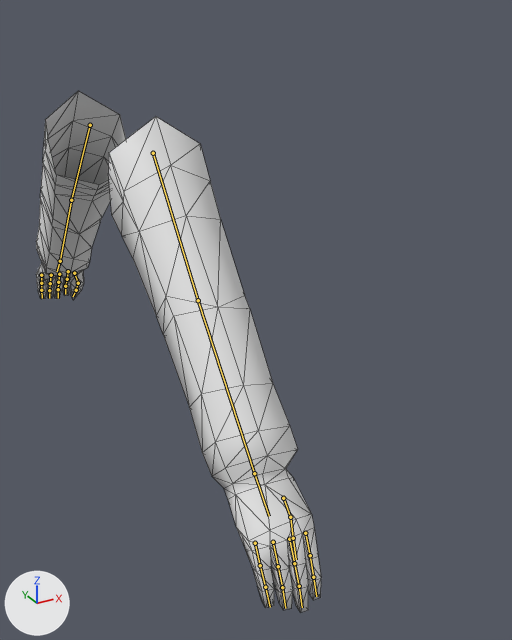
One commit to the glTF model art/protags/viewarms.glb: the scene before it, then after it.
Camera for both pictures: a camera (50 mm lens) standing at (-0.453, -1.397, 1.855) and looking at (0.257, -0.107, 1.21). The lights are fixed; the arrows at lower left show +X, +Y and +Z. The bones that bend it are drawn over the model as lines. Mesh edges are drawn as thin lines.

Names of what the first picture shows: 'OBJ0000185.001'.
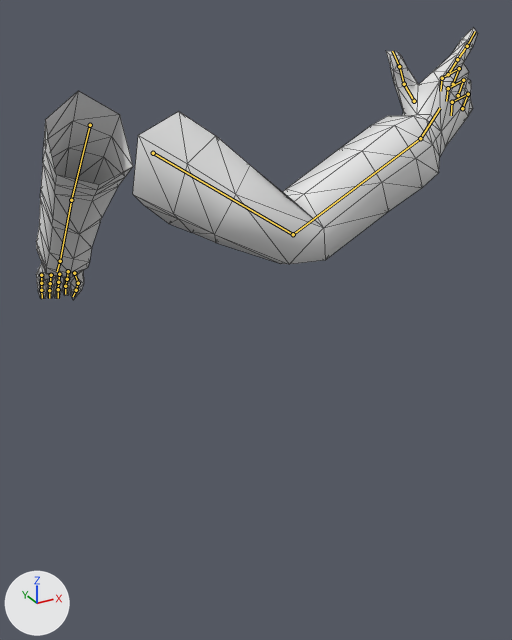
The newer file adds an action. The first version stands in its rest pose; the second is drawn at frame 4 of the action 'fingerguns-semi-auto'.

What changed in the scene script:
```text
Change bone_r_bicep:
    where bone_r_bicep = bpy.data.objects['Armature'].pose.bones['R.Bicep']
    bone_r_bicep.rotation_quaternion: (1.0, 0.0, 0.0, 0.0) -> (0.903, 0.386, 0.189, 0.013)  # degrees (0, 0, 0) -> degrees (48, 19, 10)
Change bone_r_forearm:
    where bone_r_forearm = bpy.data.objects['Armature'].pose.bones['R.Forearm']  # child of 'R.Bicep'
    bone_r_forearm.rotation_quaternion: (1.0, 0.0, 0.0, 0.0) -> (0.821, 0.535, 0.183, 0.078)  # degrees (0, 0, 0) -> degrees (68, 12, 19)
Change bone_r_wrist:
    where bone_r_wrist = bpy.data.objects['Armature'].pose.bones['R.Wrist']  # child of 'R.Forearm'
    bone_r_wrist.rotation_quaternion: (1.0, 0.0, 0.0, 0.0) -> (0.973, 0.162, 0.128, 0.103)  # degrees (0, 0, 0) -> degrees (20, 12, 14)
Change bone_r_finger_index_001:
    where bone_r_finger_index_001 = bpy.data.objects['Armature'].pose.bones['R.Finger.Index.001']  # child of 'R.Wrist'
    bone_r_finger_index_001.rotation_quaternion: (1.0, 0.0, 0.0, 0.0) -> (0.992, -0.017, -0.02, -0.12)  # degrees (0, 0, 0) -> degrees (-2, -2, -14)
Change bone_r_finger_middle_002:
    where bone_r_finger_middle_002 = bpy.data.objects['Armature'].pose.bones['R.Finger.Middle.002']  # child of 'R.Finger.Middle.001'
    bone_r_finger_middle_002.rotation_quaternion: (1.0, 0.0, 0.0, 0.0) -> (0.541, 0.0, 0.0, 0.841)  # degrees (0, 0, 0) -> degrees (0, 0, 114)
Change bone_r_finger_middle_003:
    where bone_r_finger_middle_003 = bpy.data.objects['Armature'].pose.bones['R.Finger.Middle.003']  # child of 'R.Finger.Middle.002'
    bone_r_finger_middle_003.rotation_quaternion: (1.0, 0.0, 0.0, 0.0) -> (0.818, 0.0, 0.0, 0.575)  # degrees (0, 0, 0) -> degrees (0, 0, 70)
Change bone_r_finger_ring_002:
    where bone_r_finger_ring_002 = bpy.data.objects['Armature'].pose.bones['R.Finger.Ring.002']  # child of 'R.Finger.Ring.001'
    bone_r_finger_ring_002.rotation_quaternion: (1.0, 0.0, 0.0, 0.0) -> (0.541, 0.0, 0.0, 0.841)  # degrees (0, 0, 0) -> degrees (0, 0, 114)
Change bone_r_finger_ring_003:
    where bone_r_finger_ring_003 = bpy.data.objects['Armature'].pose.bones['R.Finger.Ring.003']  # child of 'R.Finger.Ring.002'
    bone_r_finger_ring_003.rotation_quaternion: (1.0, 0.0, 0.0, 0.0) -> (0.818, 0.0, 0.0, 0.575)  # degrees (0, 0, 0) -> degrees (0, 0, 70)
Change bone_r_finger_pinky_002:
    where bone_r_finger_pinky_002 = bpy.data.objects['Armature'].pose.bones['R.Finger.Pinky.002']  # child of 'R.Finger.Pinky.001'
    bone_r_finger_pinky_002.rotation_quaternion: (1.0, 0.0, 0.0, 0.0) -> (0.541, 0.0, 0.0, 0.841)  # degrees (0, 0, 0) -> degrees (0, 0, 114)
Change bone_r_finger_pinky_003:
    where bone_r_finger_pinky_003 = bpy.data.objects['Armature'].pose.bones['R.Finger.Pinky.003']  # child of 'R.Finger.Pinky.002'
    bone_r_finger_pinky_003.rotation_quaternion: (1.0, 0.0, 0.0, 0.0) -> (0.818, 0.0, 0.0, 0.575)  # degrees (0, 0, 0) -> degrees (0, 0, 70)
Change bone_r_finger_thumb_001:
    where bone_r_finger_thumb_001 = bpy.data.objects['Armature'].pose.bones['R.Finger.Thumb.001']  # child of 'R.Wrist'
    bone_r_finger_thumb_001.rotation_quaternion: (1.0, 0.0, 0.0, 0.0) -> (0.861, 0.507, -0.029, 0.039)  # degrees (0, 0, 0) -> degrees (61, -5, 2)
Change bone_r_finger_thumb_002:
    where bone_r_finger_thumb_002 = bpy.data.objects['Armature'].pose.bones['R.Finger.Thumb.002']  # child of 'R.Finger.Thumb.001'
    bone_r_finger_thumb_002.rotation_quaternion: (1.0, 0.0, 0.0, 0.0) -> (0.993, 0.108, -0.023, 0.03)  # degrees (0, 0, 0) -> degrees (12, -3, 3)
Change bone_r_finger_thumb_003:
    where bone_r_finger_thumb_003 = bpy.data.objects['Armature'].pose.bones['R.Finger.Thumb.003']  # child of 'R.Finger.Thumb.002'
    bone_r_finger_thumb_003.rotation_quaternion: (1.0, 0.0, 0.0, 0.0) -> (0.983, 0.18, -0.021, 0.024)  # degrees (0, 0, 0) -> degrees (21, -3, 2)
```

Location of each change, [x1, y1, x2, y2] in pixels of the pictures (512 x 640 px):
'OBJ0000185.001', posed (55% wider, 48% shorter)
    before: [36, 91, 321, 613]
    after: [36, 28, 477, 300]
bone 'R.Bicep', root to tip
    before: (153, 153) to (198, 300)
    after: (153, 153) to (293, 234)
bone 'R.Forearm', root to tip
    before: (198, 300) to (254, 473)
    after: (293, 234) to (420, 138)
bone 'R.Wrist', root to tip
    before: (254, 473) to (269, 516)
    after: (420, 138) to (440, 108)
bone 'R.Finger.Index.001', root to tip
    before: (305, 533) to (310, 555)
    after: (448, 74) to (457, 59)
bone 'R.Finger.Middle.002', root to tip
    before: (294, 563) to (299, 586)
    after: (459, 68) to (442, 78)
bone 'R.Finger.Middle.003', root to tip
    before: (299, 586) to (302, 607)
    after: (442, 78) to (440, 91)
bone 'R.Finger.Ring.002', root to tip
    before: (278, 566) to (282, 587)
    after: (463, 80) to (448, 88)
bone 'R.Finger.Ring.003', root to tip
    before: (282, 587) to (285, 608)
    after: (448, 88) to (446, 101)
bone 'R.Finger.Pinky.002', root to tip
    before: (260, 565) to (265, 587)
    after: (468, 94) to (452, 102)
bone 'R.Finger.Pinky.003', root to tip
    before: (265, 587) to (270, 607)
    after: (452, 102) to (451, 115)
bone 'R.Finger.Thumb.001', root to tip
    before: (283, 498) to (290, 517)
    after: (414, 101) to (404, 84)
bone 'R.Finger.Thumb.002', root to tip
    before: (290, 517) to (293, 538)
    after: (404, 84) to (399, 66)
bone 'R.Finger.Thumb.003', root to tip
    before: (293, 538) to (296, 559)
    after: (399, 66) to (392, 51)
